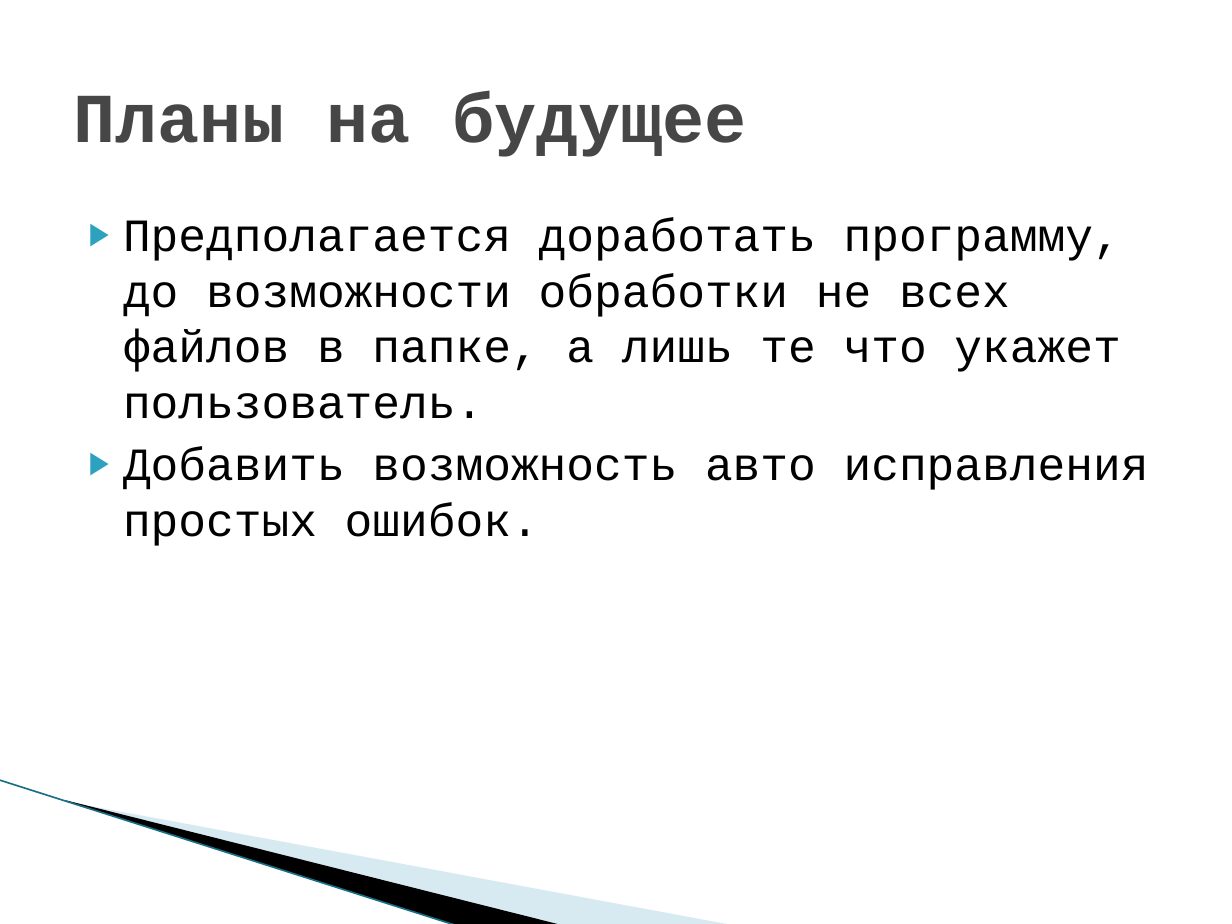
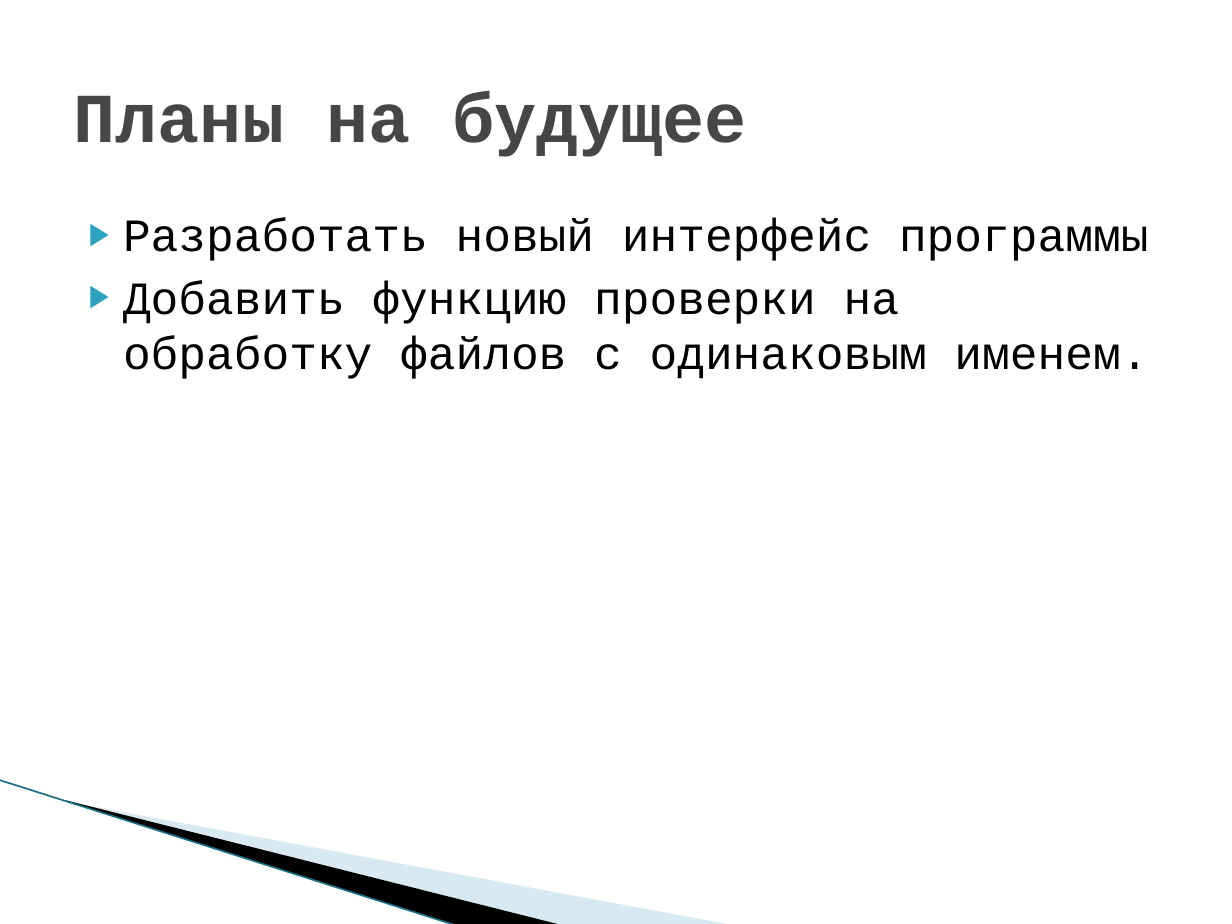
Before and after one commit to Course-and-Co/Excel-and-Cisharp, a slide deck: slide 13 of Презентация.pptx (slide 10 before the commit). Drawn at 1232x924 pixels with LibreOffice and Linux fonts; fonts in the diff are those of the drawing; background and template pictures are left out. Boxes give left, top, right and bottom in pixels: in the first picture for what was removed or moved away, otherwise in the second. Text is boxed around its words. In the diff, an @@ line names an element or a change of style, - is before the commit and + after.

```diff
--- a/Презентация.pptx
+++ b/Презентация.pptx
@@ text at (123,218,1148,379): text changed @@
-▶ Предполагается доработать программу, до возможности обработки не всех файлов в папке, а лишь те что укажет пользователь.
-▶ Добавить возможность авто исправления простых ошибок.
+▶ Разработать новый интерфейс программы
+▶ Добавить функцию проверки на обработку файлов с одинаковым именем.
```
Also in this commit, not shown: 8 other slides changed, 3 slides added, 5 other files.
